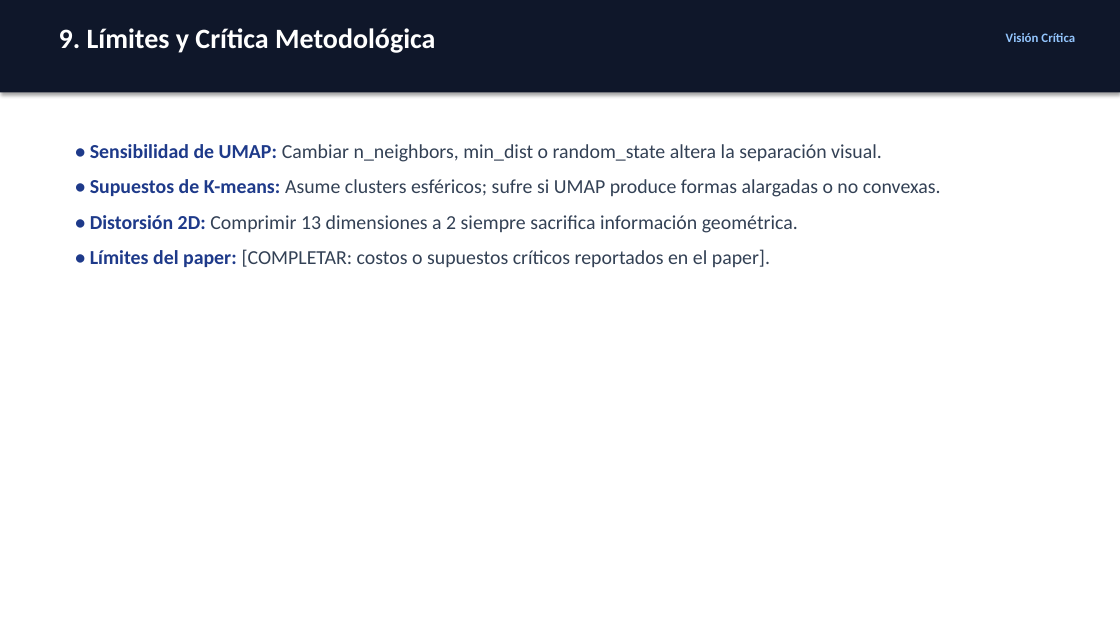
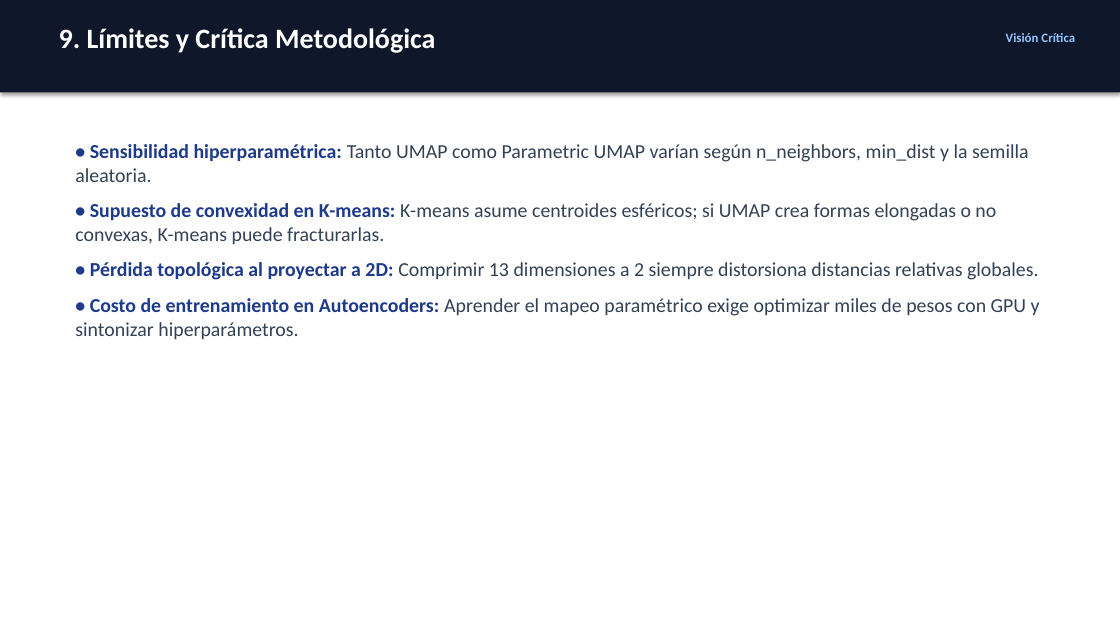
Before and after one commit to SeverichAxl/Autoencoder_UMAP_Clustering, a slide deck: slide 10 of entregables/Presentacion_Grupo3_Autoencoder_UMAP.pptx. Drawn at 1120x630 pixels with LibreOffice and Linux fonts; fonts in the diff are those of the drawing. Boxes give left, top, right and bottom in pixels: in the first picture for what was removed or moved away, otherwise in the second. Text is boxed around its words. In the diff, an @@ line names an element or a change of style, - is before the commit and + after.

Commit message:
feat: completar datos oficiales del paper Parametric UMAP (Sainburg et al., 2021) en informe, diapositivas y preguntas

```diff
--- a/entregables/Presentacion_Grupo3_Autoencoder_UMAP.pptx
+++ b/entregables/Presentacion_Grupo3_Autoencoder_UMAP.pptx
@@ text at <box>75,144,1040,339</box>: text changed @@
-• Sensibilidad de UMAP: Cambiar n_neighbors, min_dist o random_state altera la separación visual.
-• Supuestos de K-means: Asume clusters esféricos; sufre si UMAP produce formas alargadas o no convexas.
-• Distorsión 2D: Comprimir 13 dimensiones a 2 siempre sacrifica información geométrica.
-• Límites del paper: [COMPLETAR: costos o supuestos críticos reportados en el paper].
+• Sensibilidad hiperparamétrica: Tanto UMAP como Parametric UMAP varían según n_neighbors, min_dist y la semilla aleatoria.
+• Supuesto de convexidad en K-means: K-means asume centroides esféricos; si UMAP crea formas elongadas o no convexas, K-means puede fracturarlas.
+• Pérdida topológica al proyectar a 2D: Comprimir 13 dimensiones a 2 siempre distorsiona distancias relativas globales.
+• Costo de entrenamiento en Autoencoders: Aprender el mapeo paramétrico exige optimizar miles de pesos con GPU y sintonizar hiperparámetros.
```
Also in this commit, not shown: 9 other slides changed, 1 slide added, 1 slide removed, 8 other files.
